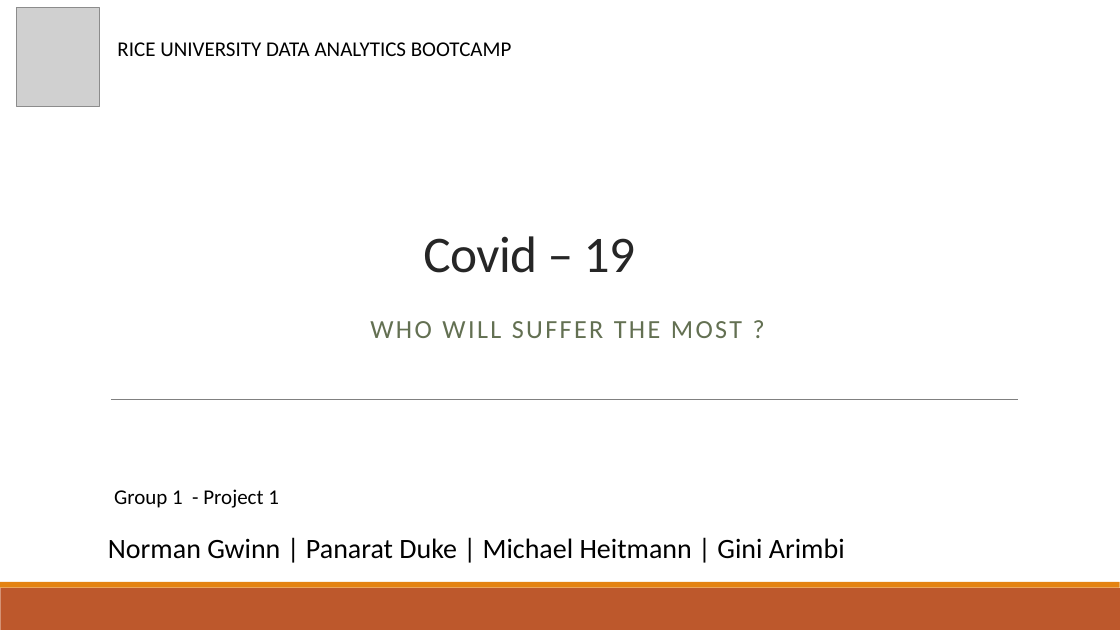
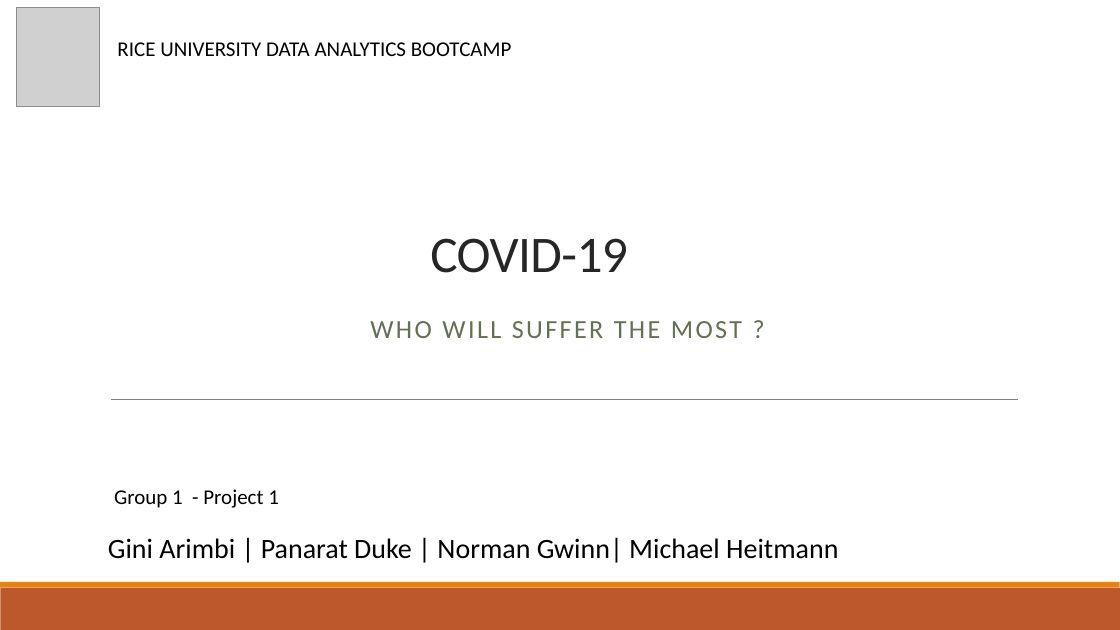
Before and after one commit to NormanGwinn/Project1_Group1, a slide deck: slide 1 of COVID-19-gini.pptx. Drawn at 1120x630 pixels with LibreOffice and Linux fonts; fonts in the diff are those of the drawing; grey boxes stand for pictures. Boxes give left, top, right and bottom in pixels: in the first picture for what was removed or moved away, otherwise in the second. Text is boxed around its words. In the diff, an @@ line names an element or a change of style, - is before the commit and + after.

```diff
--- a/COVID-19-gini.pptx
+++ b/COVID-19-gini.pptx
@@ title at bbox=[430, 238, 628, 273]: text changed @@
-Covid – 19
+COVID-19
@@ text at bbox=[108, 537, 838, 563]: text changed @@
-Norman Gwinn | Panarat Duke | Michael Heitmann | Gini Arimbi
+Gini Arimbi | Panarat Duke | Norman Gwinn| Michael Heitmann
```
Also in this commit, not shown: 3 other slides changed.
